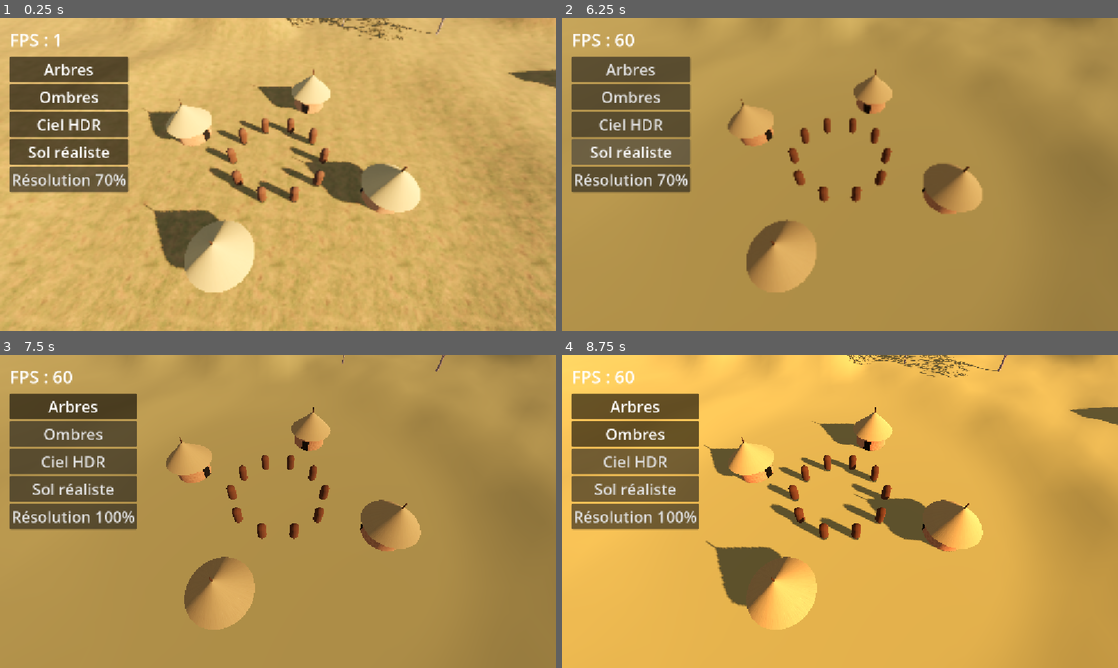
Above: before the commit, frames 1-4 (two rows, left to right).
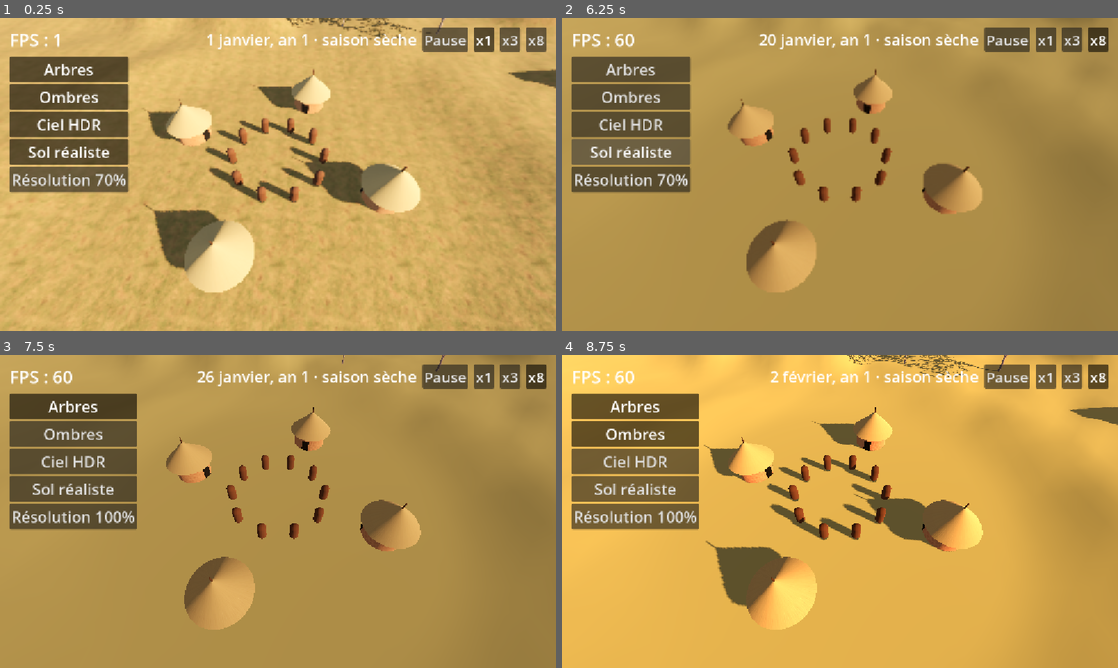
Above: after the commit, the same moments.

Repository: barroapk/faso-kanou
Game: Godot game, scene res://scenes/main.tscn
Same seed, same stepped clock (60 frames per second), same inputs: the game is played once before the commit and once after it. A sky picture missing from this copy of the repository is replaced by a grey-blue gradient.
Inputs (mouse positions are in pixels of both pictures, inside the frame that each line leads up to):
- Up to frame 1 (0.25 s): no input
- Up to frame 2 (6.25 s): click (1006, 39) at 0.5 s, where only the run after the commit has a clickable "Pause"; click (1045, 39) at 1.25 s, where only the run after the commit has a clickable "x1"; click (1073, 39) at 2 s, where only the run after the commit has a clickable "x3"; click (1095, 39) at 2.75 s, where only the run after the commit has a clickable "x8"; click "Arbres" at 3.5 s; click "Ombres" at 4.25 s; click "Ciel HDR" at 5 s; click "Sol réaliste" at 5.75 s
- Up to frame 3 (7.5 s): click "Résolution 70%" at 6.5 s; click "Arbres" at 7.25 s
- Up to frame 4 (8.75 s): click "Ombres" at 8 s

The runs differ from the first frame. In frame 1, 2.1% of the frame differs, in the area x 37-99%, y 2-11%; in frame 2, 2.1%, in the area x 35-99%, y 2-11%; in frame 3, 2.1%; in frame 4, 2.1%.

Commit message:
v0.2 : moteur de temps, saisons et vitesses

Diff:
--- a/project.godot
+++ b/project.godot
@@ -34,3 +34,7 @@
 rendering_device/driver.windows="d3d12"
 renderer/rendering_method="gl_compatibility"
 renderer/rendering_method.mobile="gl_compatibility"
+
+[autoload]
+
+Civilisation="*res://scripts/core/civilisation.gd"
--- /dev/null
+++ b/scripts/core/civilisation.gd
@@ -0,0 +1,6 @@
+extends Node
+
+var temps = preload("res://scripts/core/temps.gd").new()
+
+func _process(delta: float) -> void:
+    temps.avancer(delta)
--- /dev/null
+++ b/scripts/core/temps.gd
@@ -0,0 +1,55 @@
+extends RefCounted
+
+signal nouveau_jour
+signal nouveau_mois
+signal nouvelle_annee
+
+const JOURS_PAR_MOIS := 30
+const MOIS_PAR_AN := 12
+const SECONDES_PAR_JOUR := 1.6
+const VITESSES := [0.0, 1.0, 3.0, 8.0]
+const NOMS_MOIS := ["janvier", "février", "mars", "avril", "mai", "juin", "juillet", "août", "septembre", "octobre", "novembre", "décembre"]
+
+var jour_total := 0
+var vitesse := 1
+var _cumul := 0.0
+
+func avancer(delta: float) -> void:
+    if vitesse == 0:
+        return
+    _cumul += delta * VITESSES[vitesse]
+    while _cumul >= SECONDES_PAR_JOUR:
+        _cumul -= SECONDES_PAR_JOUR
+        _passer_un_jour()
+
+func _passer_un_jour() -> void:
+    jour_total += 1
+    nouveau_jour.emit()
+    if jour_total % JOURS_PAR_MOIS == 0:
+        nouveau_mois.emit()
+        if jour_total % (JOURS_PAR_MOIS * MOIS_PAR_AN) == 0:
+            nouvelle_annee.emit()
+
+func jour() -> int:
+    return jour_total % JOURS_PAR_MOIS + 1
+
+func mois() -> int:
+    return (jour_total / JOURS_PAR_MOIS) % MOIS_PAR_AN
+
+func annee() -> int:
+    return jour_total / (JOURS_PAR_MOIS * MOIS_PAR_AN) + 1
+
+func saison_des_pluies() -> bool:
+    var m := mois()
+    return m >= 5 and m <= 9
+
+func texte() -> String:
+    var saison := "saison des pluies" if saison_des_pluies() else "saison sèche"
+    return "%d %s, an %d · %s" % [jour(), NOMS_MOIS[mois()], annee(), saison]
+
+func vers_dict() -> Dictionary:
+    return {"jour_total": jour_total, "vitesse": vitesse}
+
+func depuis_dict(d: Dictionary) -> void:
+    jour_total = int(d.get("jour_total", 0))
+    vitesse = int(d.get("vitesse", 1))
--- /dev/null
+++ b/scripts/interface/bandeau.gd
@@ -0,0 +1,34 @@
+extends CanvasLayer
+
+var etiquette_date: Label
+
+func _ready() -> void:
+    var barre := HBoxContainer.new()
+    barre.set_anchors_and_offsets_preset(Control.PRESET_TOP_WIDE)
+    barre.alignment = BoxContainer.ALIGNMENT_END
+    barre.offset_top = 20
+    barre.offset_right = -20
+    barre.add_theme_constant_override("separation", 12)
+    add_child(barre)
+
+    etiquette_date = Label.new()
+    etiquette_date.add_theme_font_size_override("font_size", 32)
+    barre.add_child(etiquette_date)
+
+    var groupe := ButtonGroup.new()
+    var noms := ["Pause", "x1", "x3", "x8"]
+    for i in noms.size():
+        var b := Button.new()
+        b.text = noms[i]
+        b.toggle_mode = true
+        b.button_group = groupe
+        b.button_pressed = i == Civilisation.temps.vitesse
+        b.add_theme_font_size_override("font_size", 30)
+        b.pressed.connect(_changer_vitesse.bind(i))
+        barre.add_child(b)
+
+func _changer_vitesse(i: int) -> void:
+    Civilisation.temps.vitesse = i
+
+func _process(_delta: float) -> void:
+    etiquette_date.text = Civilisation.temps.texte()
--- a/scripts/main.gd
+++ b/scripts/main.gd
@@ -25,6 +25,7 @@
     _creer_cases(4)
     _creer_vegetation()
     _creer_interface()
+    add_child(preload("res://scripts/interface/bandeau.gd").new())
 
 func _creer_ciel() -> void:
     env = Environment.new()
